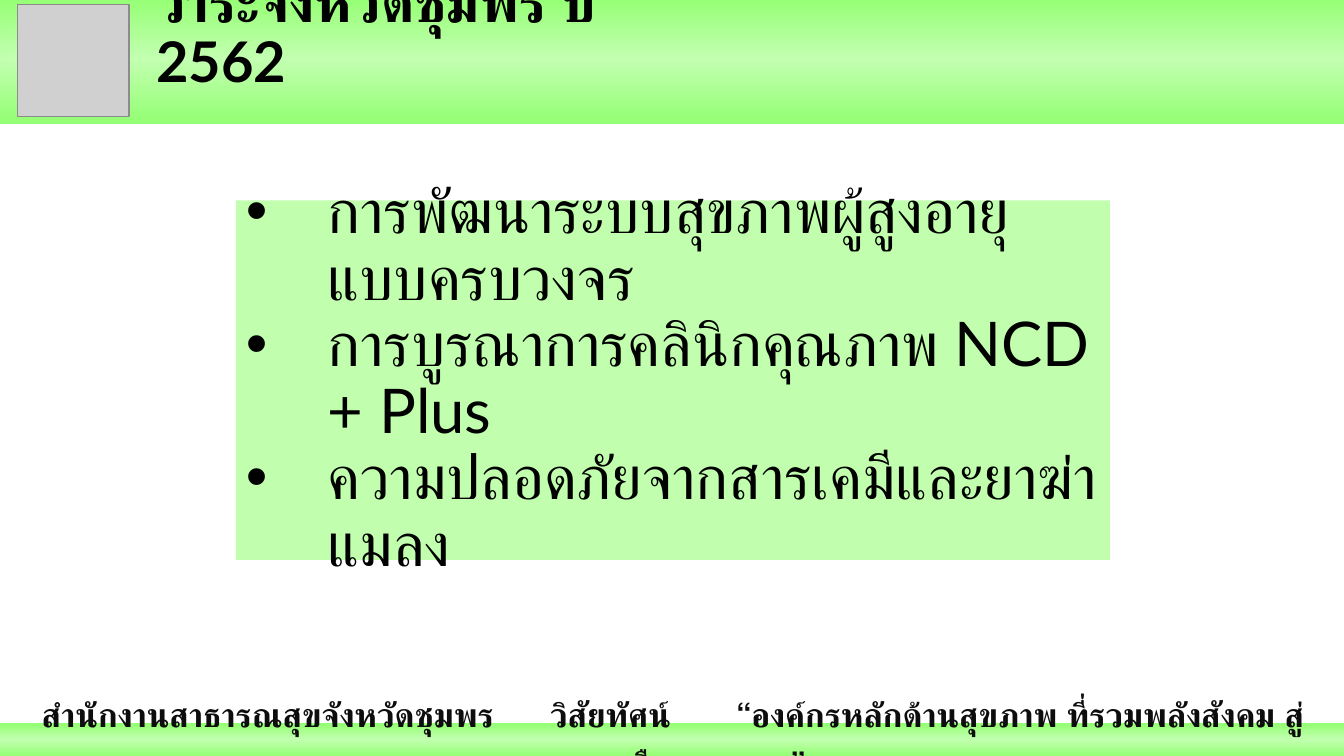
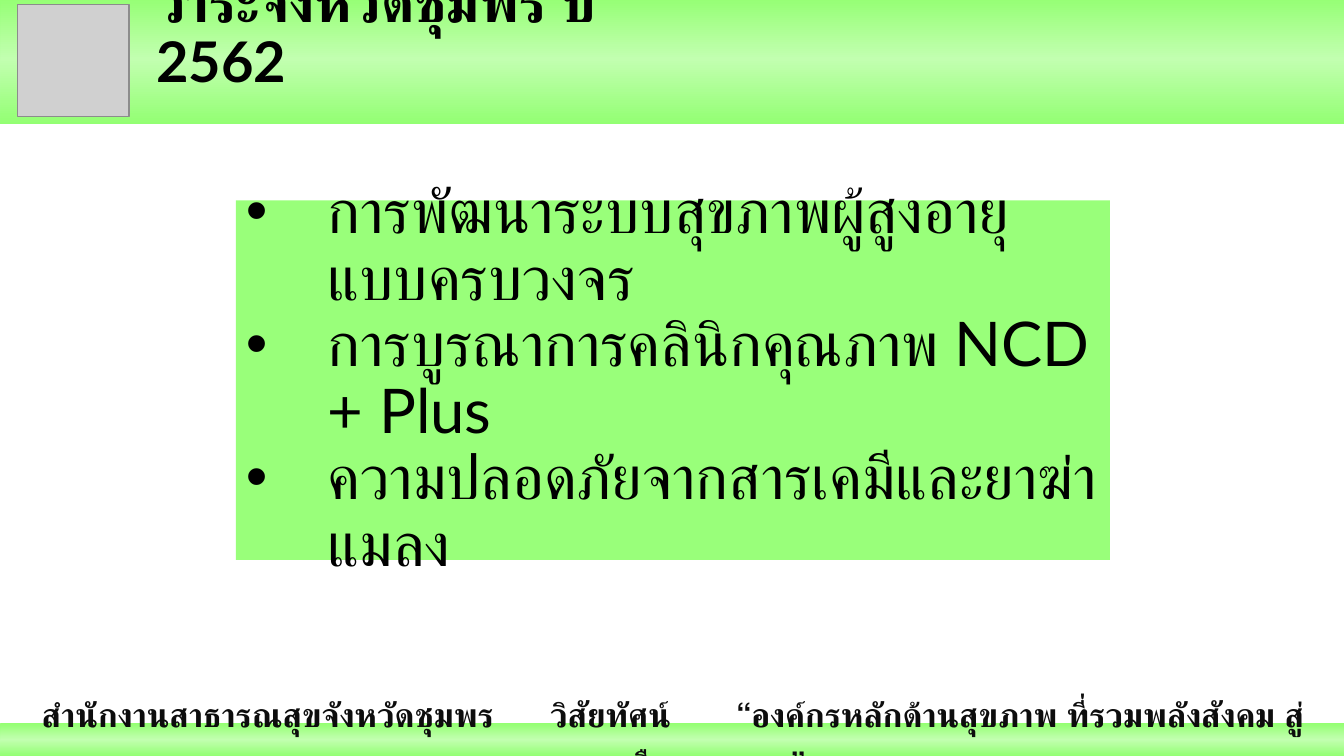
Before and after one commit to joblackpoc/Jobs_SSJ, a slide deck: slide 34 of นิเทศก์/Ready/รอส่งพี่กอบ/Poc_Mix_2_นิเทศก์ใหม่.pptx. Drawn at 1344x756 pixels with LibreOffice and Linux fonts; fonts in the diff are those of the drawing; grey boxes stand for pictures. Boxes give left, top, right and bottom in pixels: in the first picture for what was removed or moved away, otherwise in the second. Text is boxed around its words. In the diff, an @@ line names an element or a change of style, - is before the commit and + after.

```diff
--- a/นิเทศก์/Ready/รอส่งพี่กอบ/Poc_Mix_2_นิเทศก์ใหม่.pptx
+++ b/นิเทศก์/Ready/รอส่งพี่กอบ/Poc_Mix_2_นิเทศก์ใหม่.pptx
@@ rectangle "การพัฒนาระบบสุขภาพผู้สูงอายุแบบครบวงจร" at box(236, 201, 1110, 561): fill #C1FFAE to #99FF7A @@
```
Also in this commit, not shown: 13 other slides changed, 1 other file.
